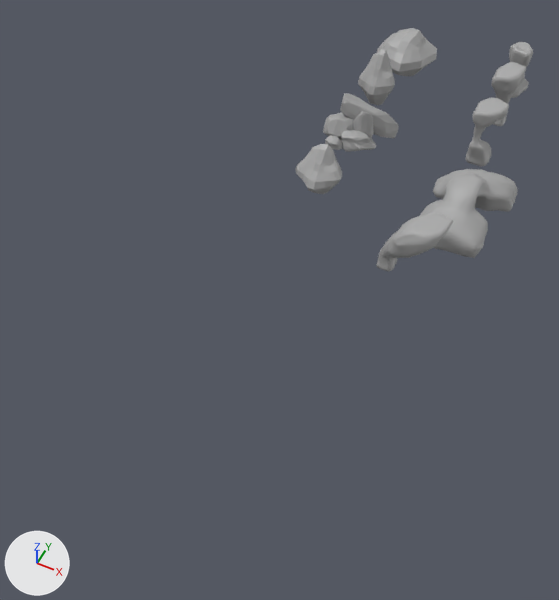
One commit to the FBX model Assets/Models/rockCollection.fbx: the scene before it, then after it.
The view is the same before and after, from a camera (50 mm lens) standing at (0.724, -1.975, 1.552) and looking at (0.067, -0.66, -0.092). The axes (+X, +Y, +Z) are drawn at lower left. The lights are the same throughout. Where no turn or scale is listed for an object, it has been applied to the vertices.

The scene before the commit, as lines of its bpy script (objects in view):
```python
me_mesh_003 = bpy.data.meshes.new('Mesh.003')
me_mesh_003.from_pydata(...)  # 954 vertices, 952 faces; spans x -0.121..0.119, y -0.17..0.18, z -0.081..0.077
me_mesh_003.materials.append(mat_standardsurface1)  # grey #aaaaaa
me_mesh_006 = bpy.data.meshes.new('Mesh.006')
me_mesh_006.from_pydata(...)  # 152 vertices, 150 faces; spans x -0.068..0.063, y -0.063..0.068, z -0.084..0.111
me_mesh_006.materials.append(mat_standardsurface1)  # grey #aaaaaa
me_mesh_012 = bpy.data.meshes.new('Mesh.012')
me_mesh_012.from_pydata(...)  # 152 vertices, 150 faces; spans x -0.079..0.073, y -0.073..0.078, z -0.067..0.089
me_mesh_012.materials.append(mat_rock_test_standardsurface7)  # grey #aaaaaa
ob_rock_ld_4 = bpy.data.objects.new('rock_ld_4', me_mesh_003)
ob_rock_ld_4.location = (0.445, -0.213, 0.077)
ob_rock_ld_7 = bpy.data.objects.new('rock_ld_7', me_mesh_006)
ob_rock_ld_7.location = (-0.014, 0.254, 0.072)
ob_rock_ld_9 = bpy.data.objects.new('rock_ld_9', me_mesh_012)
ob_rock_ld_9.location = (0.0, -0.247, 0.048)
# also in view: 'rock_ld_3' at (0.406, 0.098, 0.1); 'rock_ld_6' at (-0.004, 0.501, 0.056); 'rock_test:rocks:polySurface4' at (0.03, 0.079, 0.051); 'rock_ld_2' at (0.401, 0.315, 0.103); 'rock_ld_5' at (0.376, -0.506, 0.112)
```
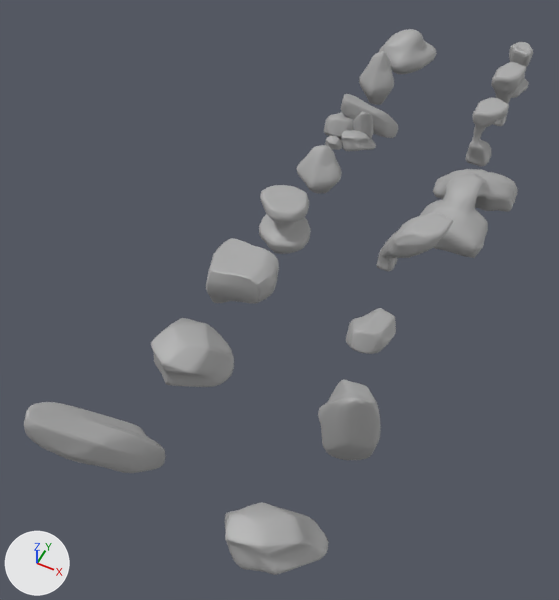
The change in detail:
Mesh me_mesh_015 is new.
It has 667 vertices, 663 faces and spans x -0.101..0.101, y -0.093..0.095, z -0.072..0.072.
It uses material mat_standardsurface1 (grey #aaaaaa).
Mesh me_mesh_013 is new.
It has 1049 vertices, 1047 faces and spans x -0.087..0.071, y -0.086..0.065, z -0.058..0.084.
It uses material mat_standardsurface1 (grey #aaaaaa).
Mesh me_mesh_016 is new.
It has 668 vertices, 666 faces and spans x -0.059..0.058, y -0.076..0.076, z -0.042..0.042.
It uses material mat_standardsurface1 (grey #aaaaaa).
Mesh me_mesh_019 is new.
It has 668 vertices, 666 faces and spans x -0.113..0.113, y -0.076..0.077, z -0.06..0.061.
It uses material mat_standardsurface1 (grey #aaaaaa).
Mesh me_mesh_018 is new.
It has 668 vertices, 666 faces and spans x -0.125..0.126, y -0.087..0.086, z -0.119..0.123.
It uses material mat_standardsurface1 (grey #aaaaaa).
Mesh me_mesh_014 is new.
It has 378 vertices, 363 faces and spans x -0.086..0.1, y -0.093..0.072, z -0.091..0.057.
It uses material mat_standardsurface1 (grey #aaaaaa).
Mesh me_mesh_017 is new.
It has 668 vertices, 666 faces and spans x -0.075..0.076, y -0.058..0.058, z -0.133..0.135.
It uses material mat_standardsurface1 (grey #aaaaaa).
Object 'rock_ld_12' (ob_rock_ld_12) is new; it shows me_mesh_015.
Its location is (-0.006, -1.001, 0.011).
Object 'rock_ld_10' (ob_rock_ld_10) is new; it shows me_mesh_013.
Its location is (0.0, -0.475, 0.031).
Object 'rock_ld_13' (ob_rock_ld_13) is new; it shows me_mesh_016.
Its location is (0.371, -0.747, 0.034).
Object 'rock_ld_16' (ob_rock_ld_16) is new; it shows me_mesh_019.
Its location is (0.39, -1.346, 0.016).
Object 'rock_ld_15' (ob_rock_ld_15) is new; it shows me_mesh_018.
Its location is (-0.061, -1.322, 0.03).
Object 'rock_ld_11' (ob_rock_ld_11) is new; it shows me_mesh_014.
Its location is (-0.006, -0.728, 0.048).
Object 'rock_ld_14' (ob_rock_ld_14) is new; it shows me_mesh_017.
Its location is (0.43, -1.022, 0.045).

What differs and where, as boxes (x1, y1, x2, y2) in the pictures (559 x 600 px):
'rock_ld_15', added: after (24, 402, 166, 473)
'rock_ld_16', added: after (225, 503, 329, 575)
'rock_ld_12', added: after (151, 318, 234, 387)
'rock_ld_14', added: after (318, 379, 381, 460)
'rock_ld_11', added: after (206, 238, 279, 304)
'rock_ld_10', added: after (259, 185, 311, 254)
'rock_ld_13', added: after (346, 308, 396, 354)
